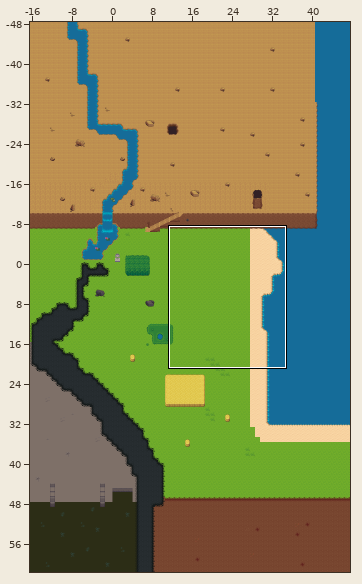
Tiled map -- carte.tmx. The picture above shows the old version from afar; the outline marks the close-up.
Close-up. First the earlier version:
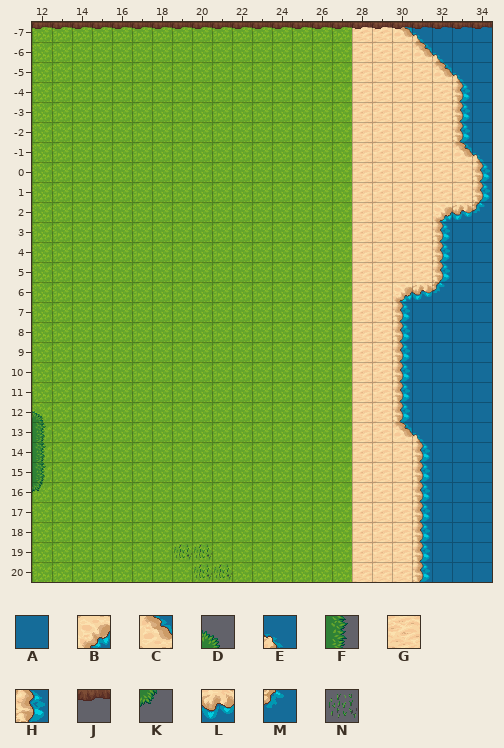
Cells are 32x32 px. Shown: x 12..34, y -7..20. The commit also changed other parts of the map, which this record leaves out.
Key: from "terrain": A 124, B 214, C 246, D 261, E 279, F 293, G 310, H 311, J 314, K 325, L 342, M 343, N 367.
_ is an empty cell.
Layers that did not change in this view are not listed.
Layer "Second Plan" before, first column x 12:
-7 JJJJJJJJJJJJJJJJJJCEAAA
-6 ___________________CEAA
-5 __________________GGCE_
-4 __________________GGGH_
-3 _________________GGGGH_
-2 _________________GGGGH_
-1 _________________GGGGCE
 0 _________________GGGGGH
 1 _________________GGGGGH
 2 _________________GGGBLM
 3 __________________GGH__
 4 __________________GGH__
 5 __________________GG___
 6 _______________________
 7 _______________________
 8 _______________________
 9 _______________________
10 _______________________
11 _______________________
12 D______________________
13 F______________________
14 F______________________
15 F______________________
16 K______________________
17 _______________________
18 _______________________
19 _______NN______________
20 ________NN_____________
After:
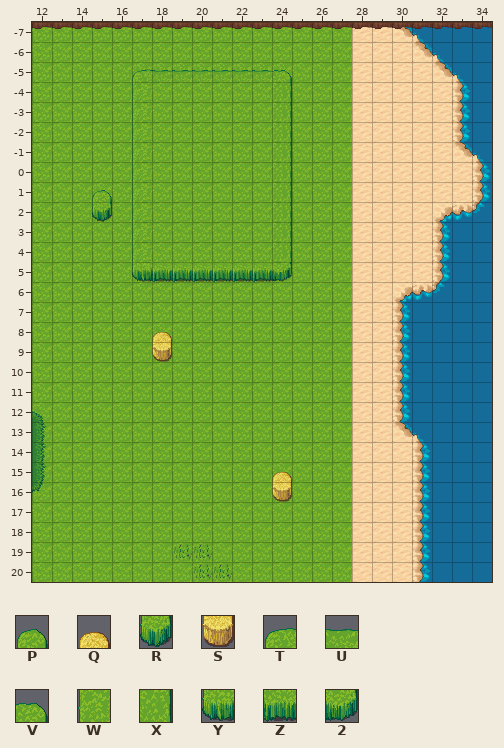
Further tiles: from "terrain": P 204, Q 207, R 236, S 239, T 268, U 269, V 270, W 300, X 302, Y 332, Z 333, 2 334.
The exact change:
Layer "Second Plan":
Tile P now appears in row 1 at x 15.
Tile Q now appears in row 8 at x 18; in row 15 at x 24.
Tile R now appears in row 2 at x 15.
Tile S now appears in row 9 at x 18; in row 16 at x 24.
Layer "Premier Plan":
Tile 2 now appears in row 5 at x 24.
Tile T now appears in row -5 at x 17.
Tile U now appears in row -5 at x 18 to 23.
Tile V now appears in row -5 at x 24.
Tile W now appears in rows -4 to 4 at x 17.
Tile X now appears in rows -4 to 4 at x 24.
Tile Y now appears in row 5 at x 17.
Tile Z now appears in row 5 at x 18 to 23.
Where, in picture pixels (left, top, right, bottom), the same in both close-ups:
added: (132, 69, 292, 282)
added: (92, 190, 112, 222)
added: (152, 332, 172, 362)
added: (272, 472, 292, 502)
